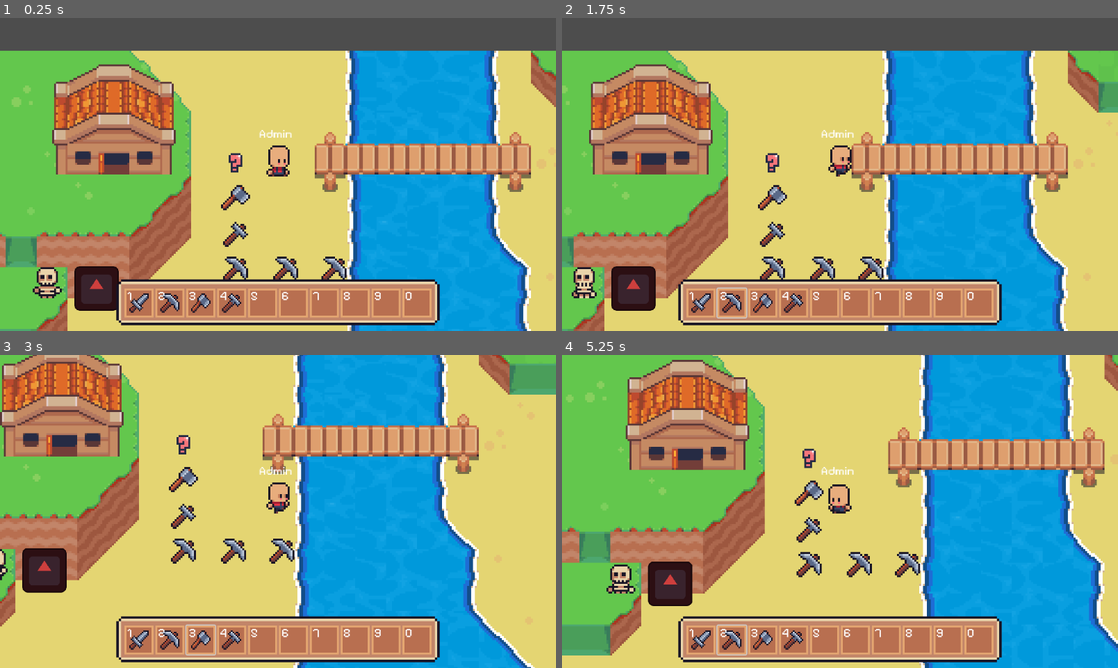
Above: before the commit, frames 1-4 (two rows, left to right).
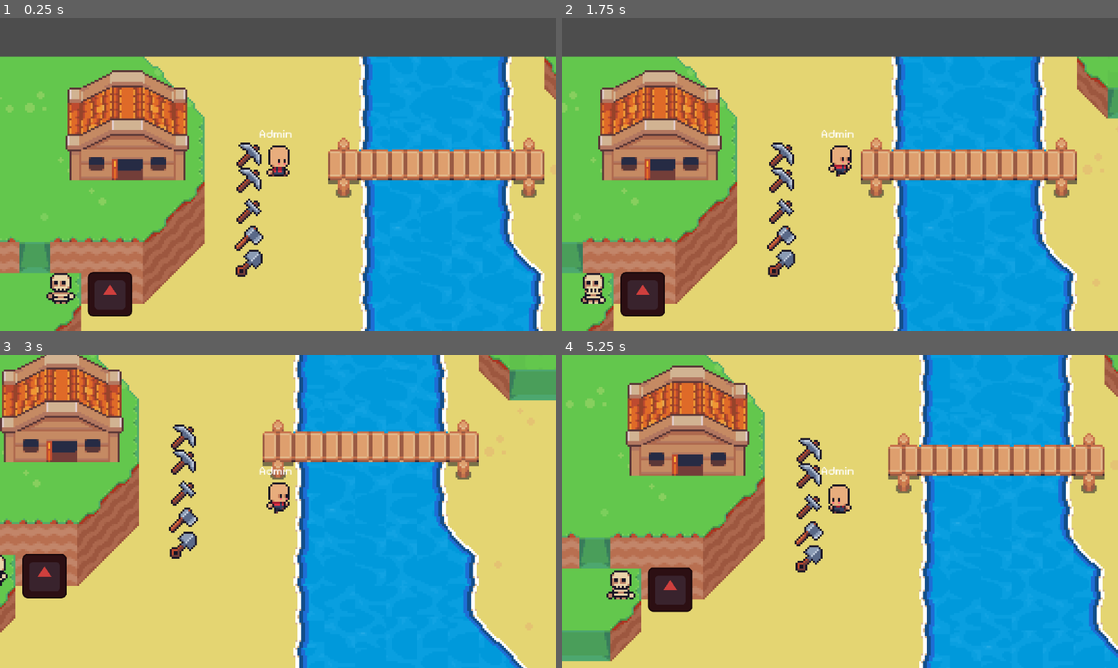
Above: after the commit, the same moments.

Repository: LuongTanGia/new-gamepj
Game: Godot game, scene res://Screens/main.tscn
Two runs of this game, one before a commit and one after it. Both use one fixed random seed, a clock stepped at 60 frames per second and the inputs below. The project has no main scene, so this scene is started directly. The engine's default icon, where the game draws it, is replaced by a stand-in: a white triangle on a blue panel in a dark square.
Inputs (mouse positions are in pixels of both pictures, inside the frame that each line leads up to):
- Up to frame 1 (0.25 s): no input
- Up to frame 2 (1.75 s): click (701, 302) at 0.52 s; move the mouse to (962, 158) at 1.27 s; hold Right (ui_right) from 1.28 s (still down); hold Shift from 1.28 s (still down); click (962, 158) at 1.42 s
- Up to frame 3 (3 s): move the mouse to (166, 527) at 2.02 s; release Right (ui_right) at 2.03 s; release Shift at 2.03 s; hold Down (ui_down) 2.03-2.78 s; tap Shift at 2.1 s; move the mouse to (333, 442) at 2.77 s; hold Right (ui_right) from 2.78 s (still down); hold Shift from 2.78 s (still down)
- Up to frame 4 (5.25 s): move the mouse to (812, 574) at 3.52 s; release Right (ui_right) at 3.53 s; release Shift at 3.53 s; hold Up (ui_up) 3.53-4.28 s; tap Shift at 3.6, 5.1 s; click (812, 574) at 3.67 s; move the mouse to (1006, 558) at 4.27 s; hold Shift 4.28-5.03 s; hold Left (ui_left) from 4.28 s (still down); move the mouse to (673, 464) at 5.02 s

The runs differ from the first frame. In frame 1, 36% of the frame differs, in the area x 0-100%, y 10-100%; in frame 2, 34%; in frame 3, 23%; in frame 4, 24%.

Commit message:
feat/add-y-sort

Diff:
--- a/Screens/UI/item_slot.tscn
+++ b/Screens/UI/item_slot.tscn
@@ -2,6 +2,7 @@
 
 [ext_resource type="Theme" uid="uid://jdupe5a5fy8n" path="res://ThemeAndStyles/control_theme.tres" id="1_cedd3"]
 [ext_resource type="Script" uid="uid://cvl7vbiqs2wu2" path="res://Scripts/item_slot.gd" id="2_tohyf"]
+
 
 [node name="Slot" type="Button"]
 custom_minimum_size = Vector2(60, 60)
--- a/Screens/enemies.tscn
+++ b/Screens/enemies.tscn
@@ -117,6 +117,7 @@
 height = 18.0
 
 [node name="Enemies" type="CharacterBody2D"]
+y_sort_enabled = true
 collision_layer = 8
 collision_mask = 15
 script = ExtResource("1_sjtou")
--- a/Screens/item.tscn
+++ b/Screens/item.tscn
@@ -1,7 +1,6 @@
-[gd_scene load_steps=5 format=3 uid="uid://b5agqrlrhe2m1"]
+[gd_scene load_steps=4 format=3 uid="uid://b5agqrlrhe2m1"]
 
 [ext_resource type="Script" uid="uid://d2lmmtntrodxt" path="res://Scripts/item.gd" id="1_koje5"]
-[ext_resource type="Texture2D" uid="uid://dd638whwmw654" path="res://Assets/UI/sword.png" id="1_vyj0p"]
 [ext_resource type="Texture2D" uid="uid://da8wkvrjk1oq4" path="res://Assets/UI/expression_confused.png" id="2_m1hrv"]
 
 [sub_resource type="CapsuleShape2D" id="CapsuleShape2D_koje5"]
@@ -14,14 +13,14 @@
 icon = ExtResource("2_m1hrv")
 
 [node name="Sprite2D" type="Sprite2D" parent="."]
-texture = ExtResource("1_vyj0p")
+position = Vector2(0, -7)
+texture = ExtResource("2_m1hrv")
 
 [node name="Area2D" type="Area2D" parent="."]
 collision_layer = 16
 collision_mask = 9
 
 [node name="CollisionShape2D" type="CollisionShape2D" parent="Area2D"]
-position = Vector2(0, 3)
 scale = Vector2(3.61583, 0.425422)
 shape = SubResource("CapsuleShape2D_koje5")
 
--- a/Screens/main.tscn
+++ b/Screens/main.tscn
@@ -8,9 +8,11 @@
 [ext_resource type="Texture2D" uid="uid://dkj1fjeogenav" path="res://Assets/UI/axe.png" id="6_eogsy"]
 [ext_resource type="Texture2D" uid="uid://dro2461l5qrpn" path="res://Assets/UI/hammer.png" id="7_grymg"]
 [ext_resource type="Texture2D" uid="uid://c41d6gvc6ywh7" path="res://Assets/UI/pickaxe.png" id="8_ty7eg"]
-[ext_resource type="PackedScene" uid="uid://bwh3twdsyod8x" path="res://Screens/UI/UserInterface.tscn" id="9_grymg"]
+[ext_resource type="PackedScene" uid="uid://bwh3twdsyod8x" path="res://Screens/UI/user_interface.tscn" id="9_grymg"]
+[ext_resource type="Texture2D" uid="uid://dgf230ghxevrp" path="res://Assets/UI/shovel.png" id="9_ty7eg"]
 
 [node name="Main" type="Node2D"]
+y_sort_enabled = true
 
 [node name="Map" parent="." instance=ExtResource("1_ham8x")]
 
@@ -21,8 +23,7 @@
 position = Vector2(198, 88)
 
 [node name="Player" parent="." instance=ExtResource("1_3s0xb")]
-y_sort_enabled = true
-position = Vector2(317, 32)
+position = Vector2(310, 29)
 
 [node name="PlayerName" type="Label" parent="Player"]
 anchors_preset = 8
@@ -42,51 +43,51 @@
 [node name="Camera2D" type="Camera2D" parent="Player"]
 zoom = Vector2(4, 4)
 
-[node name="Item" parent="." instance=ExtResource("5_yjoyc")]
+[node name="DropItems" type="Node2D" parent="."]
+y_sort_enabled = true
+
+[node name="Item" parent="DropItems" instance=ExtResource("5_yjoyc")]
+y_sort_enabled = false
 position = Vector2(295, 26)
 item_name = "swold"
 type = "wp"
 description = "qwe"
-
-[node name="DropItems" type="Node2D" parent="."]
-y_sort_enabled = true
+icon = ExtResource("8_ty7eg")
 
 [node name="Item2" parent="DropItems" instance=ExtResource("5_yjoyc")]
-position = Vector2(295, 44)
-item_name = "axe"
+y_sort_enabled = false
+position = Vector2(295, 39)
+item_name = "swold"
 type = "wp"
 description = "qwe"
-icon = ExtResource("6_eogsy")
+icon = ExtResource("8_ty7eg")
 
 [node name="Item3" parent="DropItems" instance=ExtResource("5_yjoyc")]
-position = Vector2(295, 63)
-item_name = "hammer"
+y_sort_enabled = false
+position = Vector2(295, 55)
+item_name = "swold"
 type = "wp"
 description = "qwe"
 icon = ExtResource("7_grymg")
 
 [node name="Item4" parent="DropItems" instance=ExtResource("5_yjoyc")]
-position = Vector2(295, 81)
-item_name = "pickaxe"
+y_sort_enabled = false
+position = Vector2(295, 69)
+item_name = "swold"
 type = "wp"
 description = "qwe"
-icon = ExtResource("8_ty7eg")
+icon = ExtResource("6_eogsy")
 
 [node name="Item5" parent="DropItems" instance=ExtResource("5_yjoyc")]
-position = Vector2(321, 81)
-item_name = "pickaxe"
+y_sort_enabled = false
+position = Vector2(295, 82)
+item_name = "swold"
 type = "wp"
 description = "qwe"
-icon = ExtResource("8_ty7eg")
-
-[node name="Item6" parent="DropItems" instance=ExtResource("5_yjoyc")]
-position = Vector2(346, 81)
-item_name = "pickaxe"
-type = "wp"
-description = "qwe"
-icon = ExtResource("8_ty7eg")
+icon = ExtResource("9_ty7eg")
 
 [node name="CanvasLayer" type="CanvasLayer" parent="."]
+visible = false
 
 [node name="UserInterface" parent="CanvasLayer" instance=ExtResource("9_grymg")]
 
Renamed: Screens/UI/UserInterface.tscn -> Screens/UI/user_interface.tscn
Not shown: 1 places in Screens/main.tscn that only renumber resources
